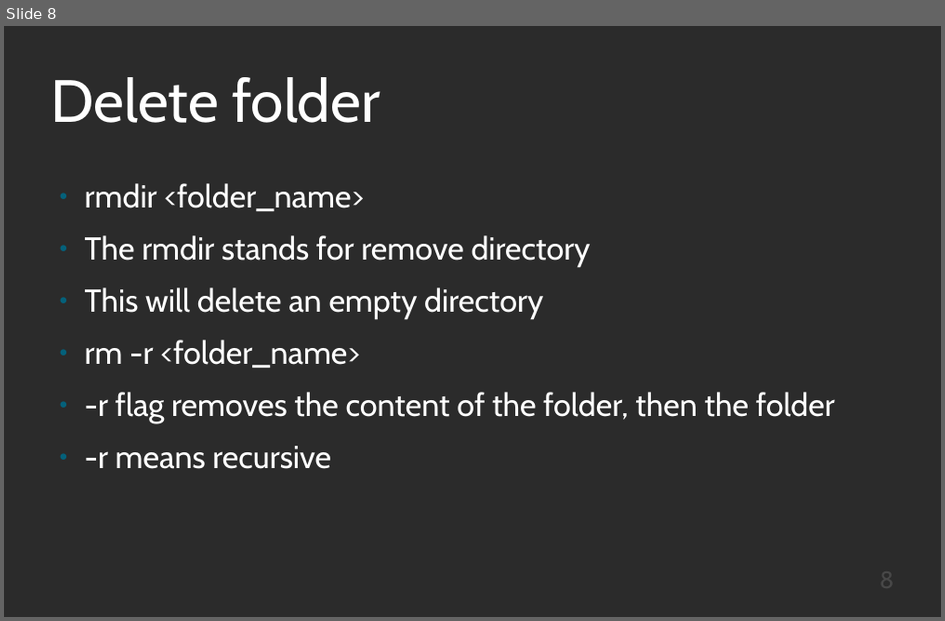
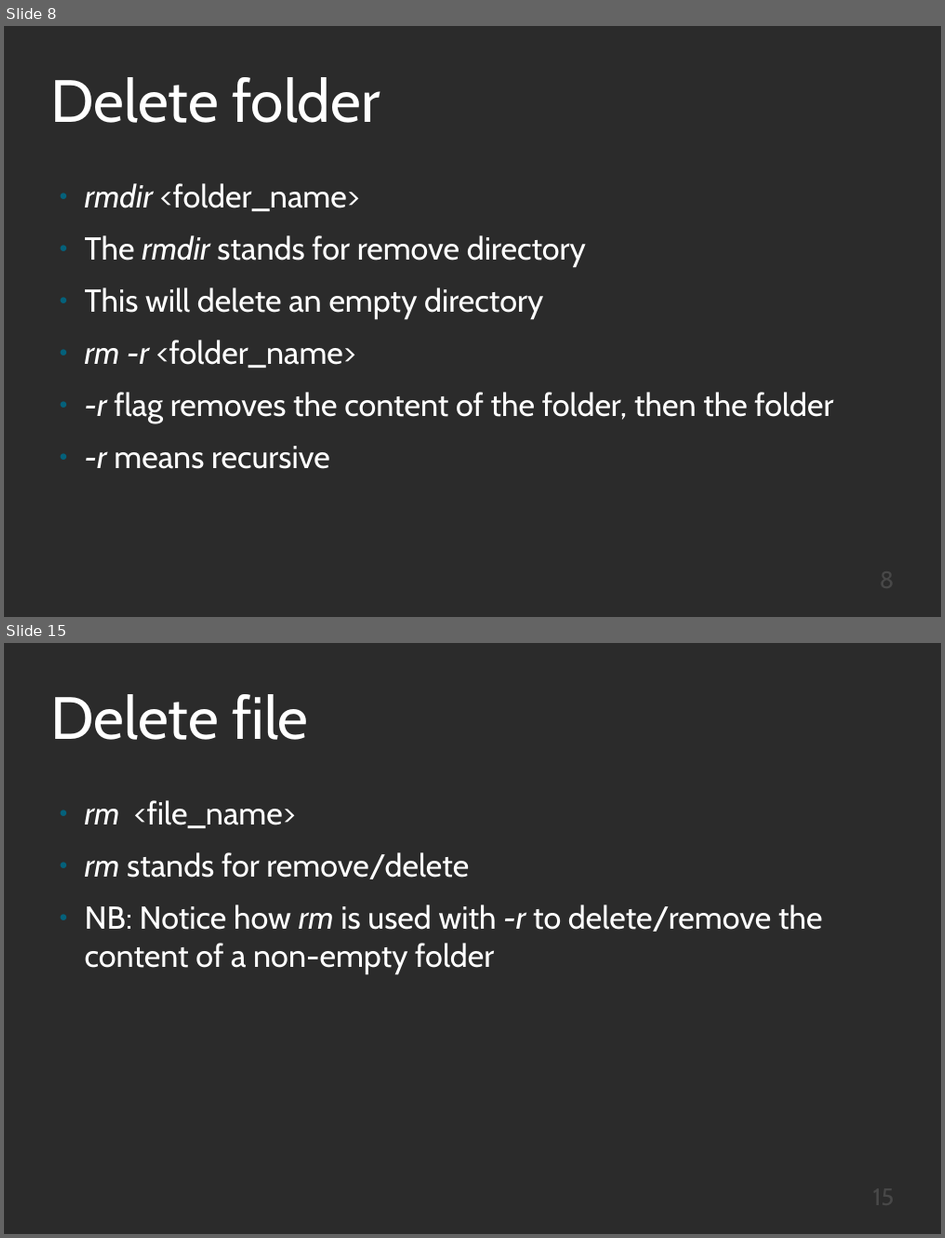
Before and after one commit to Otumian-empire/CLI-presentation, a slide deck: cli.odp. Shown one above the other, each under a label of ours: slide 8 before the commit, slides 8 and 15 after it; the slides between them are not shown. The pictures are 945x621 and 945x1238 pixels, drawn with LibreOffice and Linux fonts; fonts in the diff are those of the drawing; background and template pictures are left out; a plain dark background stands for a picture behind light text. Boxes give left, top, right and bottom in pixels: in the first picture for what was removed or moved away, otherwise in the second. Text is boxed around its words. In the diff, an @@ line names an element or a change of style, - is before the commit and + after.

```diff
--- a/cli.odp
+++ b/cli.odp
@@ slide 15 added at box(4, 643, 941, 1234), background picture (left out) @@
@@ title added at box(50, 694, 308, 740), 60 pt, text #FFFFFF @@
+Delete file
@@ text added at box(85, 800, 822, 973), 32 pt, text #FFFFFF @@
+● rm <file_name>
+● rm stands for remove/delete
+● NB: Notice how rm is used with -r to delete/remove the content of a non-empty folder
@@ page number added at box(676, 1181, 895, 1221), 24 pt, text #484848 @@
+15
@@ slide 8 changed as well @@
@@ text at box(85, 183, 834, 469): italic on in "rmdir", "rmdir", "rm -r", "-r" and 1 more places @@
```
Also in this commit, not shown: 10 other slides changed, 3 other slides added, 3 slides removed.
